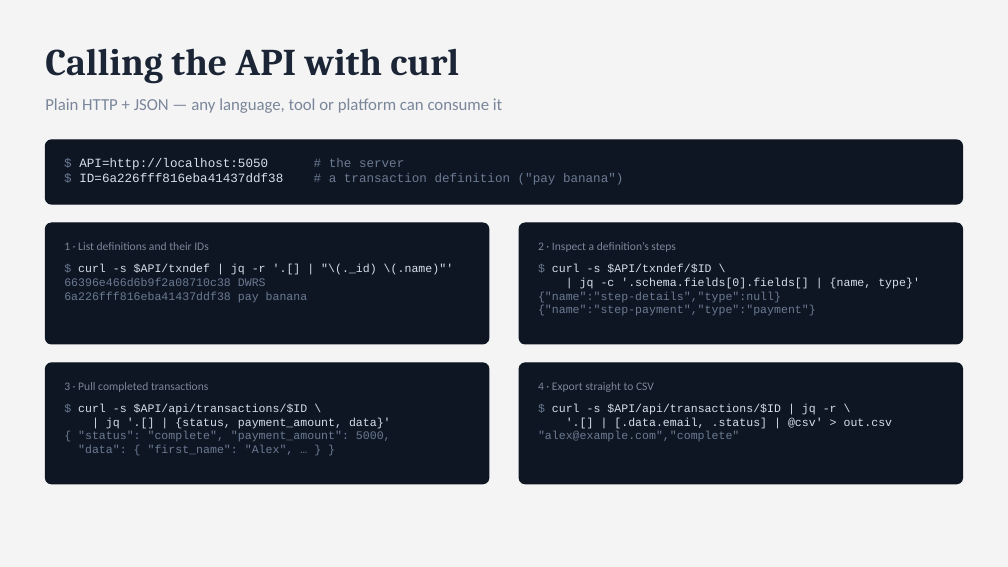
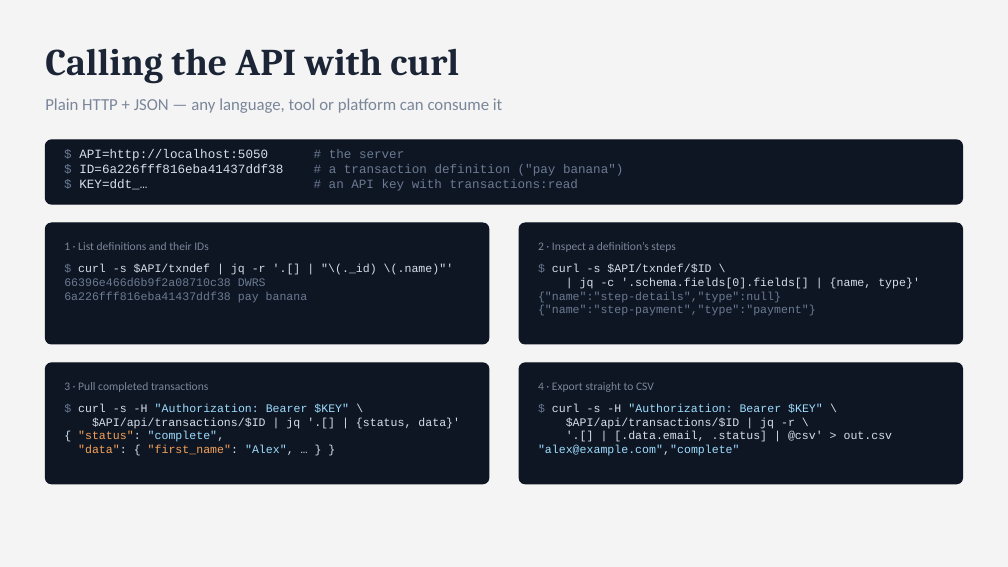
Before and after one commit to ideapod/dd-transactions, a slide deck: slide 11 of dd-transactions-demo.pptx. Drawn at 1008x567 pixels with LibreOffice and Linux fonts; fonts in the diff are those of the drawing. Boxes give left, top, right and bottom in pixels: in the first picture for what was removed or moved away, otherwise in the second. Text is boxed around its words. In the diff, an @@ line names an element or a change of style, - is before the commit and + after.

```diff
--- a/dd-transactions-demo.pptx
+++ b/dd-transactions-demo.pptx
@@ text "$ API=http://localhost:5050 # the server": place and size @@
-text "$ API=http://localhost:5050 # the server" at box(79, 158, 623, 185)
+text "$ API=http://localhost:5050 # the server" at box(79, 149, 623, 191)
@@ text at box(329, 179, 578, 191): paragraph added @@
+$ KEY=ddt_… # an API key with transactions:read
@@ text at box(78, 404, 460, 442): text changed @@
-$ curl -s $API/api/transactions/$ID \
-| jq '.[] | {status, payment_amount, data}'
-{ "status": "complete", "payment_amount": 5000,
+$ curl -s -H "Authorization: Bearer $KEY" \
+$API/api/transactions/$ID | jq '.[] | {status, data}'
+{ "status": "complete",
@@ text at box(552, 404, 823, 429): text changed @@
-$ curl -s $API/api/transactions/$ID | jq -r \
+$ curl -s -H "Authorization: Bearer $KEY" \
+$API/api/transactions/$ID | jq -r \
@@ text at box(78, 445, 294, 455): text colour #6A7A92 to #F4A259 in ""data": "first_name":"; text colour #6A7A92 to #D6DEEB in ""data": { "first_name": "Alex", … } }"; text colour #6A7A92 to #9CDCFE in ""Alex"," @@
@@ text at box(538, 445, 740, 456): text colour #6A7A92 to #9CDCFE, text colour #6A7A92 to #D6DEEB in ""alex@example.com","complete"" @@
```
Also in this commit, not shown: 5 other slides changed, 5 slides added.
